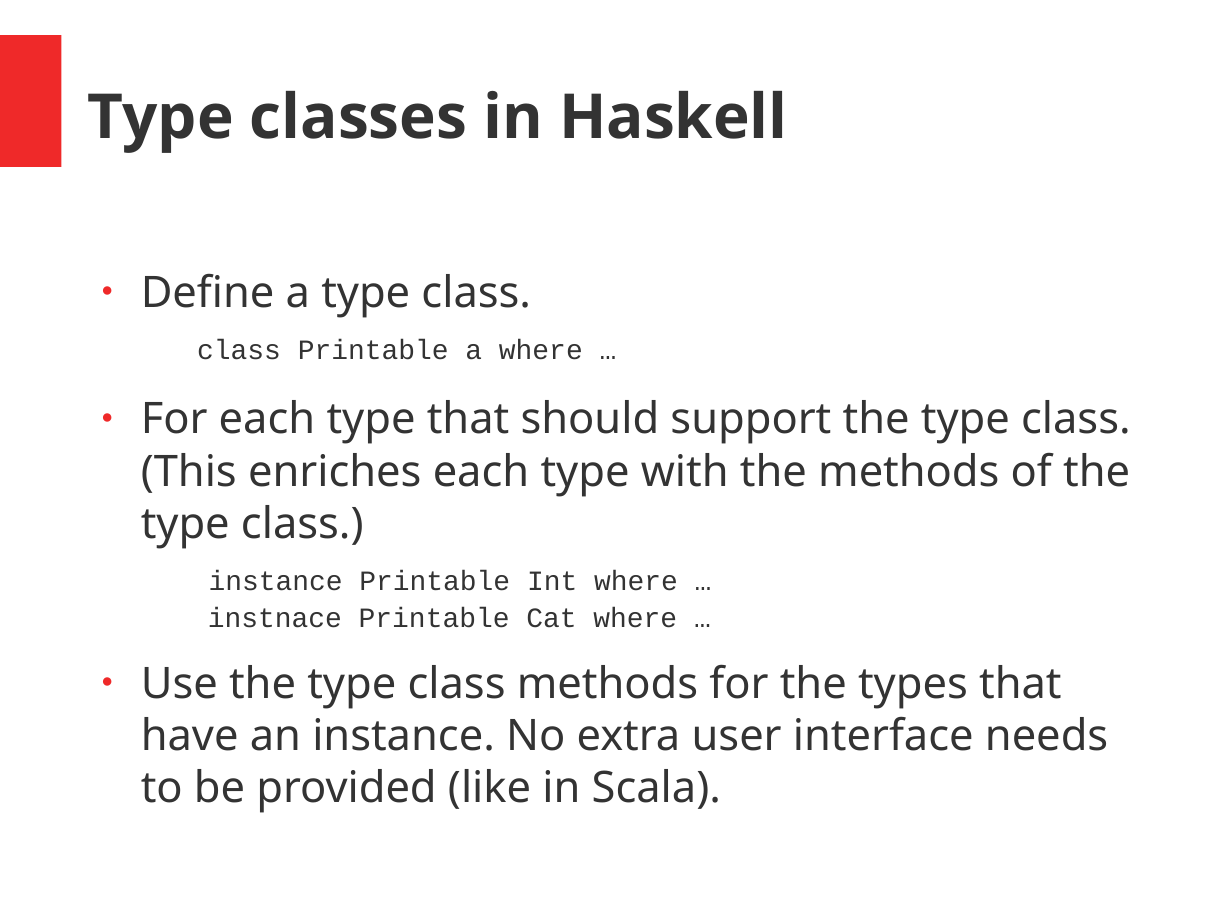
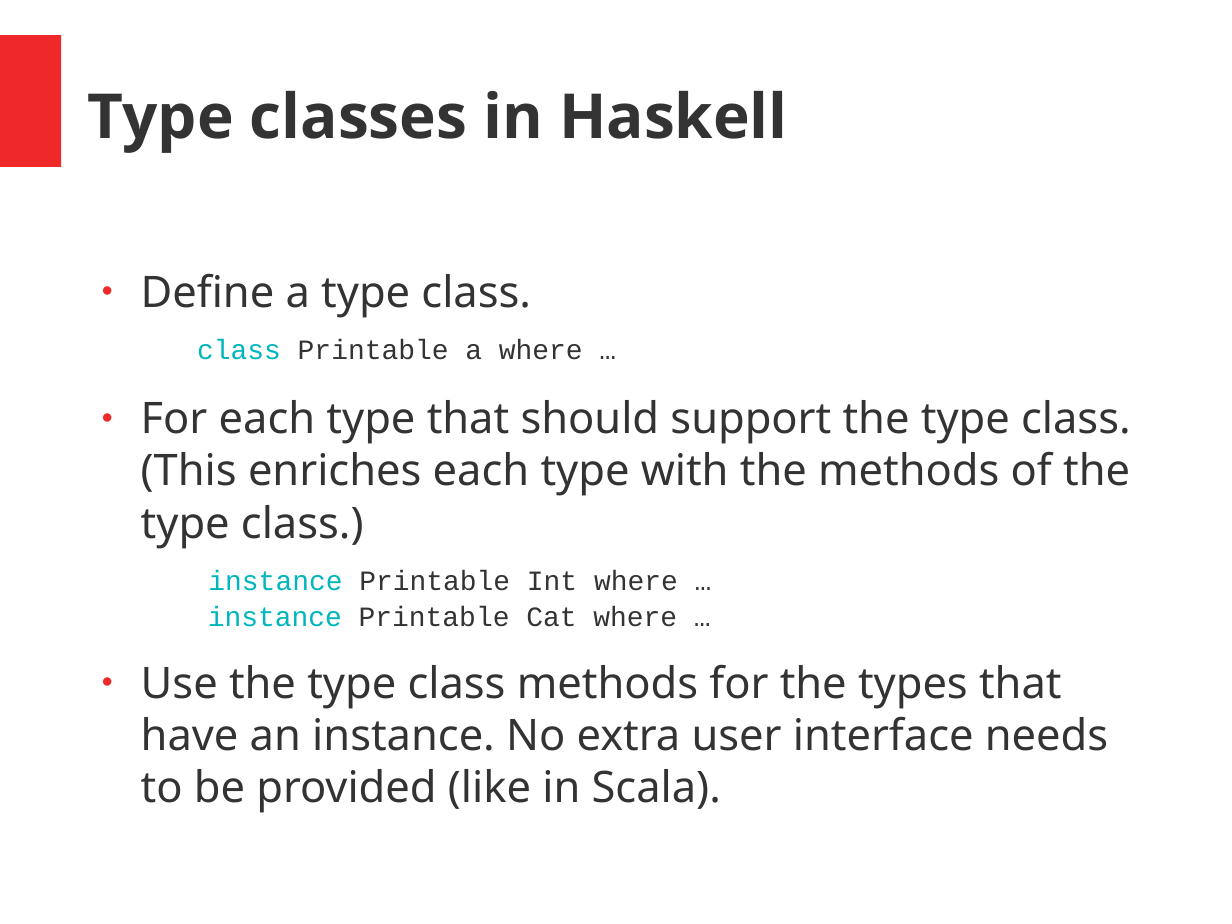
Before and after one commit to hermannhueck/typeclasses, a slide deck: slide 20 of Slides/TypeClasses.pptx (slide 18 before the commit). Drawn at 1232x924 pixels with LibreOffice and Linux fonts; fonts in the diff are those of the drawing. Boxes give left, top, right and bottom in pixels: in the first picture for what was removed or moved away, otherwise in the second. Text is boxed around its words. In the diff, an @@ line names an element or a change of style, - is before the commit and + after.

```diff
--- a/Slides/TypeClasses.pptx
+++ b/Slides/TypeClasses.pptx
@@ text at (x1=141, y1=273, x2=583, y2=360): text colour #333333 to #00B6BD in "class" @@
@@ text at (x1=141, y1=400, x2=1131, y2=627): text changed @@
-● For each type that should support the type class. (This enriches each type with the methods of the type class.)
-  instance Printable Int where …
-  instnace Printable Cat where …
+● For each type that should support the type class. (This enriches each type with the methods of the type class.)
+  instance Printable Int where …
+  instance Printable Cat where …
```
Also in this commit, not shown: 11 other slides changed, 2 slides added, 1 other file.
